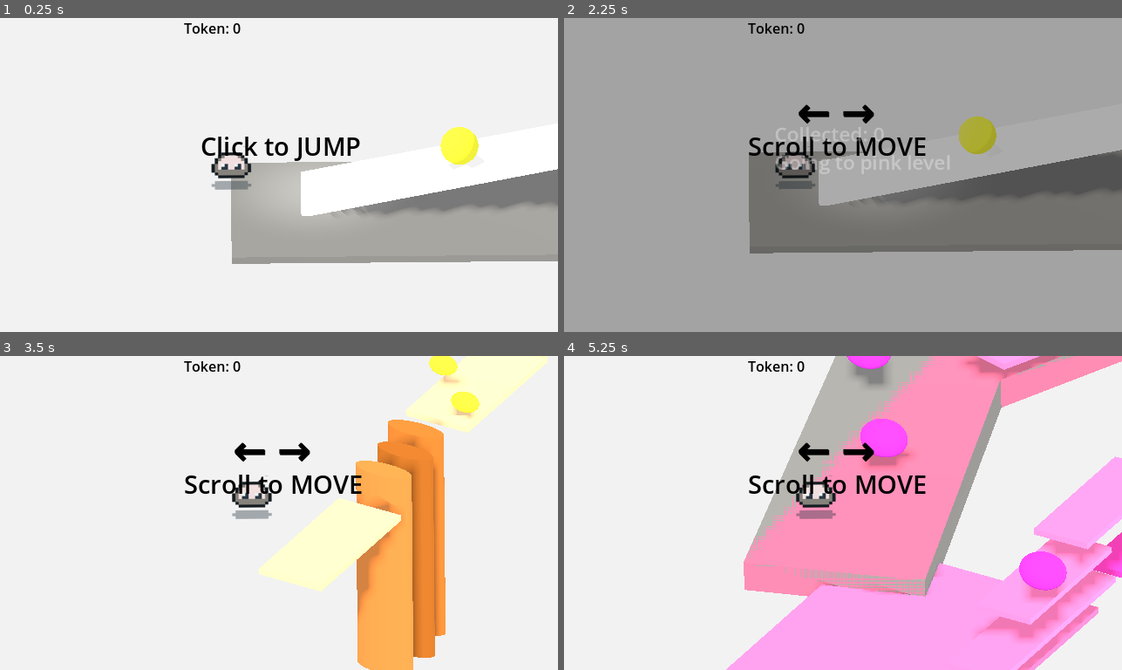
Above: before the commit, frames 1-4 (two rows, left to right).
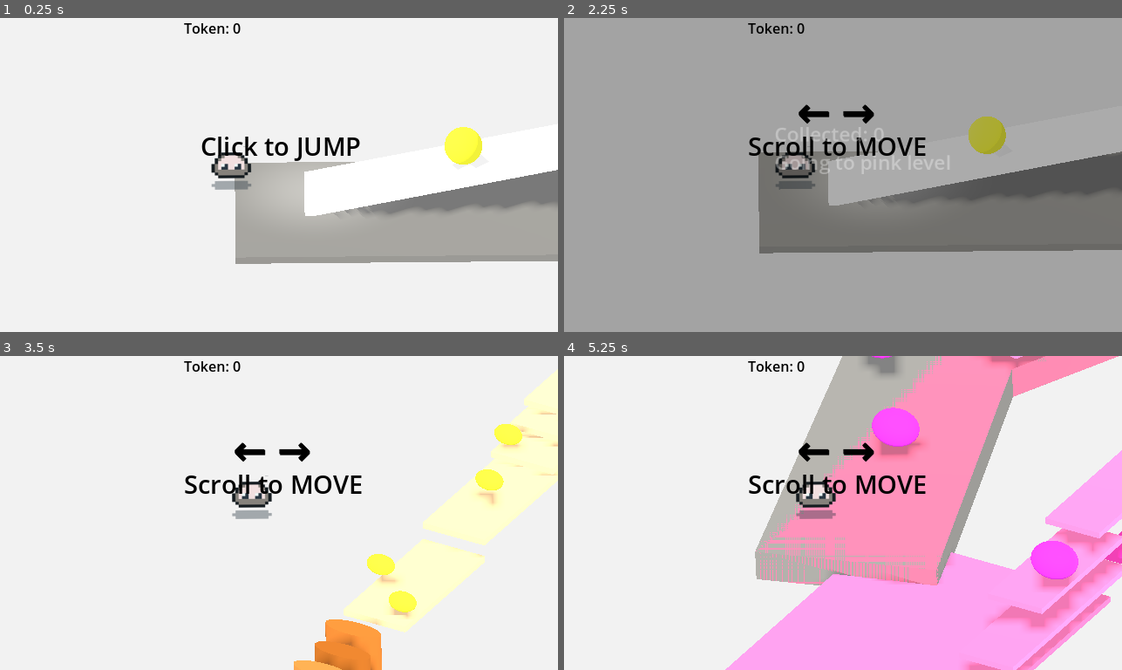
Above: after the commit, the same moments.

Repository: Beaily/JellyPoP
Game: Godot game, scene res://main.tscn
Same seed, same stepped clock (60 frames per second), same inputs: the game is played once before the commit and once after it.
Inputs (mouse positions are in pixels of both pictures, inside the frame that each line leads up to):
- Up to frame 1 (0.25 s): no input
- Up to frame 2 (2.25 s): tap Enter at 0.5 s; move the mouse to (965, 159) at 0.52 s; tap 1 at 0.6 s; click (965, 159) at 0.67 s; tap 2 at 0.8 s; drag from (731, 190) to (815, 237) at 1.27 s; tap Space at 2 s; move the mouse to (898, 105) at 2.02 s; tap 3 at 2.1 s; click (898, 105) at 2.17 s
- Up to frame 3 (3.5 s): tap 4 at 2.3 s; drag from (251, 575) to (111, 465) at 2.77 s
- Up to frame 4 (5.25 s): move the mouse to (1010, 560) at 3.52 s; tap R at 3.6 s; click (1010, 560) at 3.67 s; tap 1 at 3.8 s; drag from (675, 465) to (759, 434) at 4.27 s; move the mouse to (870, 513) at 5.02 s; tap 2 at 5.1 s; click (870, 513) at 5.17 s

The runs differ from the first frame. In frame 1, 0.6% of the frame differs, in the area x 41-100%, y 34-79%; in frame 2, 1.5%; in frame 3, 25%, in the area x 46-100%, y 0-100%; in frame 4, 12%.

Commit message:
音效和手机控制
基本完成项目

Diff:
--- a/main.tscn
+++ b/main.tscn
@@ -1,9 +1,12 @@
-[gd_scene load_steps=21 format=3 uid="uid://vs0og8syt7w5"]
+[gd_scene load_steps=24 format=3 uid="uid://vs0og8syt7w5"]
 
 [ext_resource type="Script" uid="uid://dingslcua1c36" path="res://player.gd" id="1_ig7tw"]
 [ext_resource type="PackedScene" uid="uid://84la06qge146" path="res://Scenes/levels/level_1.tscn" id="2_0xm2m"]
 [ext_resource type="Texture2D" uid="uid://dms8mne11hic3" path="res://Arts/white jelly.png" id="2_1bvp3"]
+[ext_resource type="AudioStream" uid="uid://dxrmmtpg4lbou" path="res://audio/bgm.mp3" id="2_4c57u"]
+[ext_resource type="AudioStream" uid="uid://2agps0tcm8wg" path="res://audio/token_pickup.mp3" id="3_efxa6"]
 [ext_resource type="PackedScene" uid="uid://colkbabafegp3" path="res://Scenes/levels/level_yellow.tscn" id="3_h2yge"]
+[ext_resource type="AudioStream" uid="uid://dvtht03yki420" path="res://audio/level_switch.mp3" id="4_dg77c"]
 [ext_resource type="PackedScene" uid="uid://m8nhlqlu4a3u" path="res://Scenes/levels/level_green.tscn" id="5_272bh"]
 [ext_resource type="PackedScene" uid="uid://ebq266m7ly7q" path="res://Scenes/canvas_layer.tscn" id="5_lquwl"]
 [ext_resource type="PackedScene" uid="uid://cmakpultjn4fd" path="res://Scenes/levels/level_pink.tscn" id="6_5vw27"]
@@ -121,6 +124,18 @@
 collision_mask = 25
 floor_max_angle = 1.48353
 script = ExtResource("1_ig7tw")
+
+[node name="BGMPlayer" type="AudioStreamPlayer" parent="Player"]
+stream = ExtResource("2_4c57u")
+volume_db = -14.0
+
+[node name="TokenPickupPlayer" type="AudioStreamPlayer" parent="Player"]
+stream = ExtResource("3_efxa6")
+volume_db = -2.0
+
+[node name="LevelSwitchPlayer" type="AudioStreamPlayer" parent="Player"]
+stream = ExtResource("4_dg77c")
+volume_db = -5.0
 
 [node name="CollisionShape3D" type="CollisionShape3D" parent="Player"]
 transform = Transform3D(1.36626, 0, 0.594494, 0, 1.49, 0, -0.594494, 0, 1.36626, -0.0381327, 1.08935, 0)
--- a/player.gd
+++ b/player.gd
@@ -3,7 +3,7 @@
 # =========================
 # 初始标准参数
 # =========================
-const DEFAULT_SPEED = 8.0
+const DEFAULT_SPEED = 7.0
 const DEFAULT_JUMP = 8.0
 const DEFAULT_SCALE = Vector3(1.0, 1.0, 1.0)
 const DEFAULT_GRAVITY = 10.0
@@ -30,7 +30,9 @@
 var gravity = DEFAULT_GRAVITY
 var steer_input = 0.0
 var max_steer = 1.0
-
+# touch design
+var touch_start_x = 0.0
+var touch_sensitivity = 0.015
 # =========================
 # token
 # =========================
@@ -51,10 +53,27 @@
 var has_moved = false
 var has_collected = false
 var move_time = 0.0
-
+#music
+var can_auto_forward = true
+var bgm_pitch_by_level = {
+	"yellow": 1.25,
+	"green": 0.85,
+	"black": 0.9,
+	"pink": 1.35
+}
+
+var token_pitch_by_color = {
+	"yellow": 1.2,
+	"green": 1.0,
+	"pink": 1.45
+}
 # =========================
 # 节点引用
 # =========================
+@onready var bgm_player: AudioStreamPlayer = $BGMPlayer
+@onready var token_pickup_player: AudioStreamPlayer = $TokenPickupPlayer
+@onready var level_switch_player: AudioStreamPlayer = $LevelSwitchPlayer
+
 @onready var sprite = $Visual/AnimatedSprite3D
 @onready var token_label = get_tree().get_root().get_node("Main/UI/TokenLabel")
 
@@ -76,6 +95,7 @@
 	else:
 		show_jump_ui()
 	start_position = global_position
+	update_bgm_for_level("black")
 	levels = {
 		"black": level_black,
 		"yellow": level_yellow,
@@ -143,8 +163,15 @@
 		if falling_timer >= 6.0:
 			game_over_by_falling()
 
-	velocity.z = -forward_speed
-	velocity.x = steer_input * steer_speed
+	if can_auto_forward:
+		velocity.z = -forward_speed
+	else:
+		velocity.z = 0
+	if current_level == "green":
+		velocity.x = 0
+		steer_input = 0.0
+	else:
+		velocity.x = steer_input * steer_speed
 
 	if is_on_floor():
 		if Input.is_mouse_button_pressed(MOUSE_BUTTON_LEFT):
@@ -193,6 +220,23 @@
 # 输入
 # =========================
 func _input(event):
+
+	if event is InputEventScreenTouch:
+		if event.pressed:
+			touch_start_x = event.position.x
+		else:
+			if is_on_floor():
+				velocity.y = jump_force
+				play_anim("jump")
+
+	if event is InputEventScreenDrag:
+		if current_level != "green":
+			var drag_distance = event.position.x - touch_start_x
+			steer_input = drag_distance * touch_sensitivity
+			steer_input = clamp(steer_input, -max_steer, max_steer)
+		else:
+			steer_input = 0.0
+
 	if event is InputEventMouseButton:
 		if event.button_index == MOUSE_BUTTON_LEFT and event.pressed:
 			if GameManager.tutorial_done:
@@ -202,10 +246,13 @@
 				hide_jump_ui()
 				show_move_ui()
 				show_arrow()
-		if event.button_index == MOUSE_BUTTON_WHEEL_UP:
-			steer_input -= 0.4
-		if event.button_index == MOUSE_BUTTON_WHEEL_DOWN:
-			steer_input += 0.4
+		if current_level != "green":
+			if event.button_index == MOUSE_BUTTON_WHEEL_UP:
+				steer_input -= 0.4
+			if event.button_index == MOUSE_BUTTON_WHEEL_DOWN:
+				steer_input += 0.4
+		else:
+			steer_input = 0.0
 
 		if event.button_index == MOUSE_BUTTON_LEFT and not event.pressed:
 			if is_on_floor():
@@ -272,19 +319,20 @@
 	if total_token >= 3:
 		hide_token_ui()
 
+	play_token_pickup_sound(color)
 	if color == "yellow":
 		token_yellow += value
-		if token_yellow >= 10 and not level_yellow_triggered:
+		if token_yellow >= 3 and not level_yellow_triggered:
 			trigger_level_swap("yellow")
 	elif color == "green":
 		token_green += value
-		if token_green >= 10 and not level_green_triggered:
+		if token_green >= 1 and not level_green_triggered:
 			trigger_level_swap("green")
 	elif color == "pink":
 		token_pink += value
 		if current_level == "black" and token_pink >= 4:
 			trigger_level_swap("pink")
-		elif token_pink >= 1 and current_level != "pink":
+		elif token_pink >= 2 and current_level != "pink":
 			trigger_level_swap("pink")
 	update_ui()
 
@@ -308,7 +356,11 @@
 	velocity = Vector3.ZERO
 	var text = "Collected: " + str(token_count) + "\nGoing to " + color + " level"
 
+	play_level_switch_sound(color)
+
 	await ui.show_transition(text)
+
+	update_bgm_for_level(color)
 
 	print("--- 触发跳转，目标颜色是: ", color, " ---")
 
@@ -319,7 +371,7 @@
 
 	if color == "pink":
 		if pink_enter_count >= 2:
-			print("🚫 Pink 已锁定")
+			is_transferring = false
 			return
 
 		pink_enter_count += 1
@@ -366,14 +418,14 @@
 	await get_tree().physics_frame
 
 	if color == "yellow":
-		global_position = start_position + Vector3(0.2, 12.0, 40)
+		global_position = start_position + Vector3(-2, 20.0, 28)
 
 	elif color == "pink":
 		print("Pink 次数:", pink_enter_count)
 
 		if pink_enter_count == 1:
 			print("第一次位置")
-			global_position = start_position + Vector3(-2, 10, 0)
+			global_position = start_position + Vector3(-1, 10, -5)
 
 		elif pink_enter_count == 2:
 			print("第二次位置")
@@ -439,9 +491,20 @@
 	# 解除冻结（恢复移动）
 	# =========================
 	await get_tree().create_timer(0.2).timeout
+
 	is_transferring = false
+	can_auto_forward = false
+	velocity.z = 0
+
+	await get_tree().create_timer(3.0).timeout
+
+	can_auto_forward = true
+
 func return_to_black():
 	print("开始返回...")
+	play_level_switch_sound("black")
+	update_bgm_for_level("black")
+
 	is_transferring = true
 	falling_timer = 0.0
 	velocity = Vector3.ZERO # 必须重置速度
@@ -547,3 +610,31 @@
 
 func hide_token_ui():
 	ui.get_node("TokenHint").visible = false
+
+#music
+func update_bgm_for_level(level_color: String) -> void:
+	if not bgm_pitch_by_level.has(level_color):
+		level_color = "black"
+
+	bgm_player.pitch_scale = bgm_pitch_by_level[level_color]
+
+	if not bgm_player.playing:
+		bgm_player.play()
+
+
+func play_level_switch_sound(level_color: String) -> void:
+	if not bgm_pitch_by_level.has(level_color):
+		level_color = "black"
+
+	level_switch_player.stop()
+	level_switch_player.pitch_scale = bgm_pitch_by_level[level_color]
+	level_switch_player.play()
+
+
+func play_token_pickup_sound(token_color: String) -> void:
+	if not token_pitch_by_color.has(token_color):
+		token_color = "normal"
+
+	token_pickup_player.stop()
+	token_pickup_player.pitch_scale = token_pitch_by_color[token_color]
+	token_pickup_player.play()
Not shown, added: audio/bgm.mp3.import
Not shown, added: audio/level_switch.mp3.import
Not shown, added: audio/token_pickup.mp3.import
Not shown, added: audio/bgm.mp3
Not shown, added: audio/level_switch.mp3
Not shown, added: audio/token_pickup.mp3
